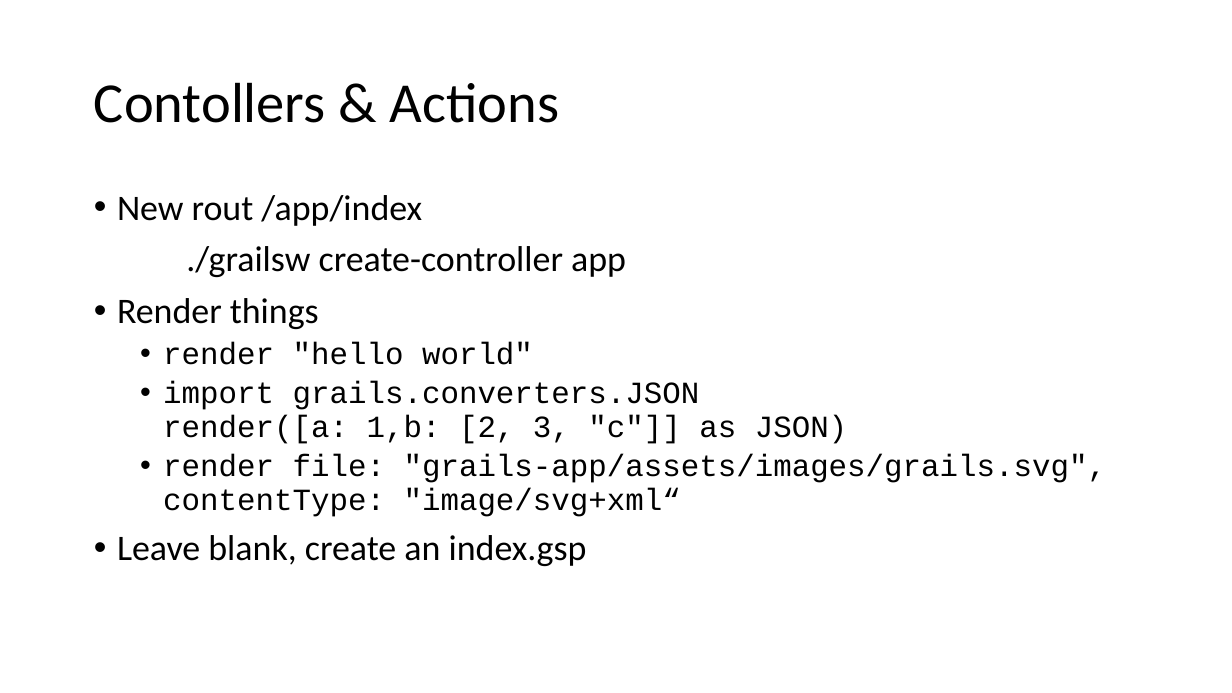
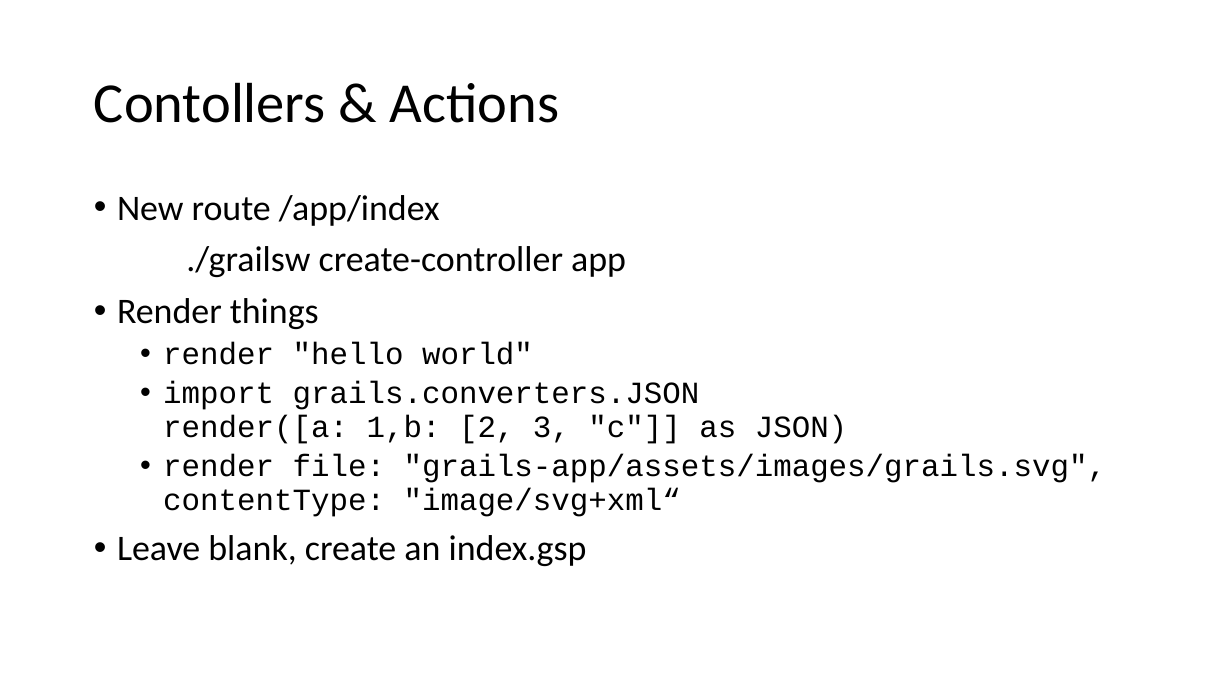
Before and after one commit to aibolit/SixOneFourEight, a slide deck: slide 10 of Presentation.pptx. Drawn at 1232x693 pixels with LibreOffice and Linux fonts; fonts in the diff are those of the drawing. Boxes give left, top, right and bottom in pixels: in the first picture for what was removed or moved away, otherwise in the second. Text is boxed around its words. In the diff, an @@ line names an element or a change of style, - is before the commit and + after.

```diff
--- a/Presentation.pptx
+++ b/Presentation.pptx
@@ text at [117,195,440,226]: text changed @@
-• New rout /app/index
+• New route /app/index
```
Also in this commit, not shown: 4 other slides changed.
